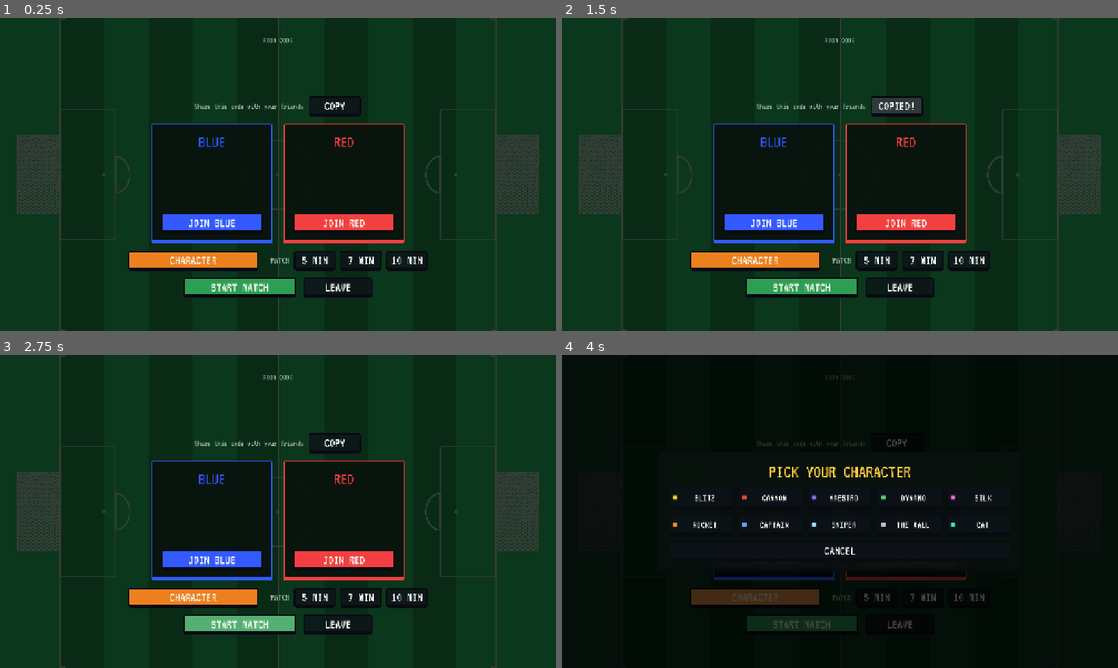
Above: before the commit, frames 1-4 (two rows, left to right).
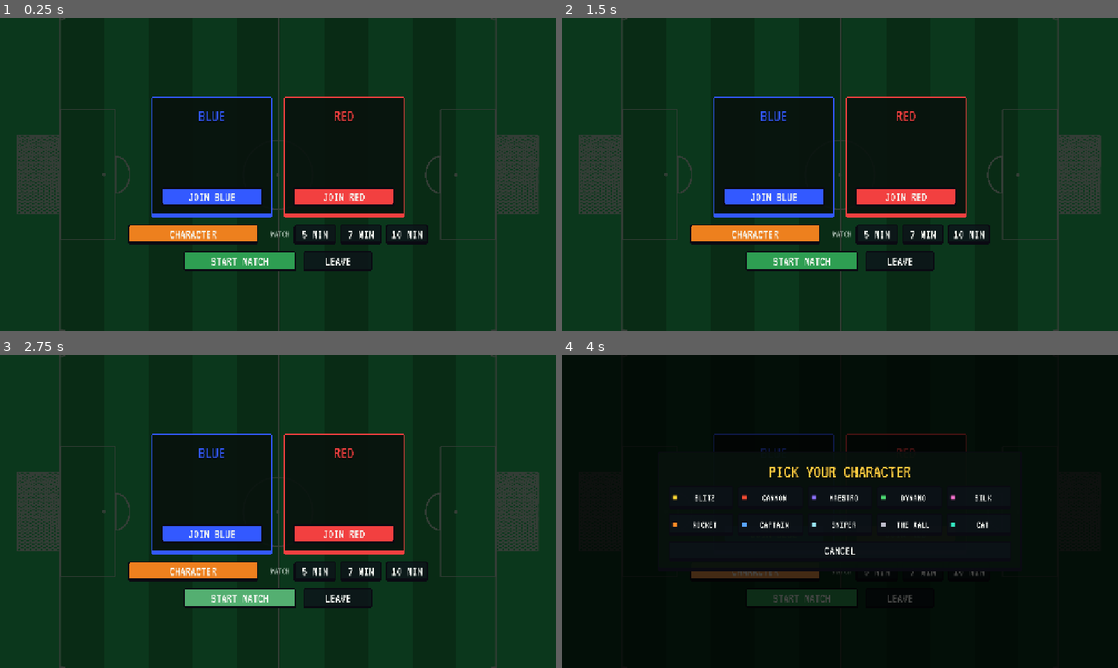
Above: after the commit, the same moments.

Repository: dthanhff318/soccer-war
Game: Godot game, scene res://scenes/lobby.tscn
The game is run twice, just before and just after one commit, with the same random seed, the same clock (stepped at 60 frames per second) and the same inputs. This scene is started directly instead of the project's main scene.
Inputs (mouse positions are in pixels of both pictures, inside the frame that each line leads up to):
- Up to frame 1 (0.25 s): no input
- Up to frame 2 (1.5 s): click (895, 105) at 0.5 s, where only the run before the commit has a clickable "COPY"; click (895, 105) at 1.25 s, where only the run before the commit has a clickable "COPIED!"
- Up to frame 3 (2.75 s): click "START MATCH" at 2 s
- Up to frame 4 (4 s): click "START MATCH" at 2.75 s; click "CHARACTER" at 3.5 s

The runs differ from the first frame. In frame 1, 12% of the frame differs, in the area x 23-77%, y 6-90%; in frame 2, 13%; in frame 3, 12%; in frame 4, 4.2%.

Commit message:
feat(ui): title the lobby by its host instead of showing a room code

Diff:
--- a/scripts/ui/lobby.gd
+++ b/scripts/ui/lobby.gd
@@ -5,13 +5,12 @@
 
 const MENU_SCENE := "res://scenes/menu.tscn"
 const MATCH_SCENE := "res://scenes/main.tscn"
-const COPY_FEEDBACK_SECONDS := 1.5
 
-var _code_label: Label
+## "<host>'s ROOM" heading.
+var _title_label: Label
 ## One name list per team, indexed by Roster.Team.
 var _team_lists: Array[VBoxContainer] = []
 var _start_button: Button
-var _copy_button: Button
 var _character_button: Button
 ## Match length toggles, in Protocol.MATCH_MINUTES order.
 var _duration_buttons: Array[Button] = []
@@ -35,19 +34,8 @@
 
 func _build_ui() -> void:
 	var column := UiKit.screen(self)
-	column.add_child(UiKit.label("ROOM CODE", 14, UiKit.MUTED))
-	_code_label = UiKit.title("", 64, UiKit.HIGHLIGHT)
-	column.add_child(_code_label)
-	var share_row := HBoxContainer.new()
-	share_row.alignment = BoxContainer.ALIGNMENT_CENTER
-	share_row.add_theme_constant_override("separation", 12)
-	var share_hint := UiKit.label("Share this code with your friends", 14, UiKit.MUTED)
-	share_hint.autowrap_mode = TextServer.AUTOWRAP_OFF
-	share_row.add_child(share_hint)
-	_copy_button = UiKit.button("Copy", _on_copy_pressed, UiKit.Style.GHOST)
-	_copy_button.custom_minimum_size = Vector2(120, 36)
-	share_row.add_child(_copy_button)
-	column.add_child(share_row)
+	_title_label = UiKit.title("", 48, UiKit.HIGHLIGHT)
+	column.add_child(_title_label)
 
 	var teams := HBoxContainer.new()
 	teams.alignment = BoxContainer.ALIGNMENT_CENTER
@@ -104,7 +92,11 @@
 func _refresh(state: Dictionary) -> void:
 	if state.is_empty():
 		return
-	_code_label.text = state.code
+	var host_name := ""
+	for member in state.players:
+		if member.id == state.host_id:
+			host_name = member.name
+	_title_label.text = ("%s's room" % host_name).to_upper()
 	for names in _team_lists:
 		for child in names.get_children():
 			names.remove_child(child)
@@ -163,14 +155,6 @@
 	Net.request_duration.rpc_id(1, minutes)
 
 
-func _on_copy_pressed() -> void:
-	DisplayServer.clipboard_set(str(Net.current_room.get("code", "")))
-	_copy_button.text = "COPIED!"
-	await get_tree().create_timer(COPY_FEEDBACK_SECONDS).timeout
-	if is_instance_valid(_copy_button):
-		_copy_button.text = "COPY"
-
-
 func _on_team_pressed(team: int) -> void:
 	Net.request_team.rpc_id(1, team)
 
--- a/tests/test_lobby_copy.gd
+++ /dev/null
@@ -1,19 +0,0 @@
-extends TestCase
-
-const LOBBY_SCENE := preload("res://scenes/lobby.tscn")
-
-
-func test_copy_button_copies_the_room_code_and_confirms() -> void:
-	Net.current_room = {"code": "K7QX", "phase": Protocol.Phase.LOBBY, "host_id": 1,
-		"players": [{"id": 1, "name": "Thanh", "team": 0}]}
-	var lobby: Control = LOBBY_SCENE.instantiate()
-	add_child(lobby)
-	await get_tree().process_frame
-	var button: Button = lobby._copy_button
-	button.pressed.emit()
-	check_eq(button.text, "COPIED!", "confirms the copy")
-	if DisplayServer.has_feature(DisplayServer.FEATURE_CLIPBOARD):
-		check_eq(DisplayServer.clipboard_get(), "K7QX", "code on the clipboard")
-	Net.current_room = {}
-	lobby.queue_free()
-	await get_tree().process_frame
--- a/tests/test_online_screens.gd
+++ b/tests/test_online_screens.gd
@@ -106,3 +106,14 @@
 	check(not picker.option("cannon").disabled, "my own pick")
 	Net.current_room = {}
 	lobby.queue_free()
+
+
+func test_lobby_is_titled_by_its_host_and_shows_no_code() -> void:
+	Net.current_room = _lobby_state("cannon", false)
+	var lobby: Control = LOBBY_SCENE.instantiate()
+	add_child(lobby)
+	await get_tree().process_frame
+	check_eq(lobby._title_label.text, "MINH'S ROOM", "host's room")
+	check(not lobby.get("_copy_button"), "no copy button")
+	Net.current_room = {}
+	lobby.queue_free()
Not shown, removed: tests/test_lobby_copy.gd.uid
Not shown, changed: export/index.html
Not shown, changed: export/index.pck
